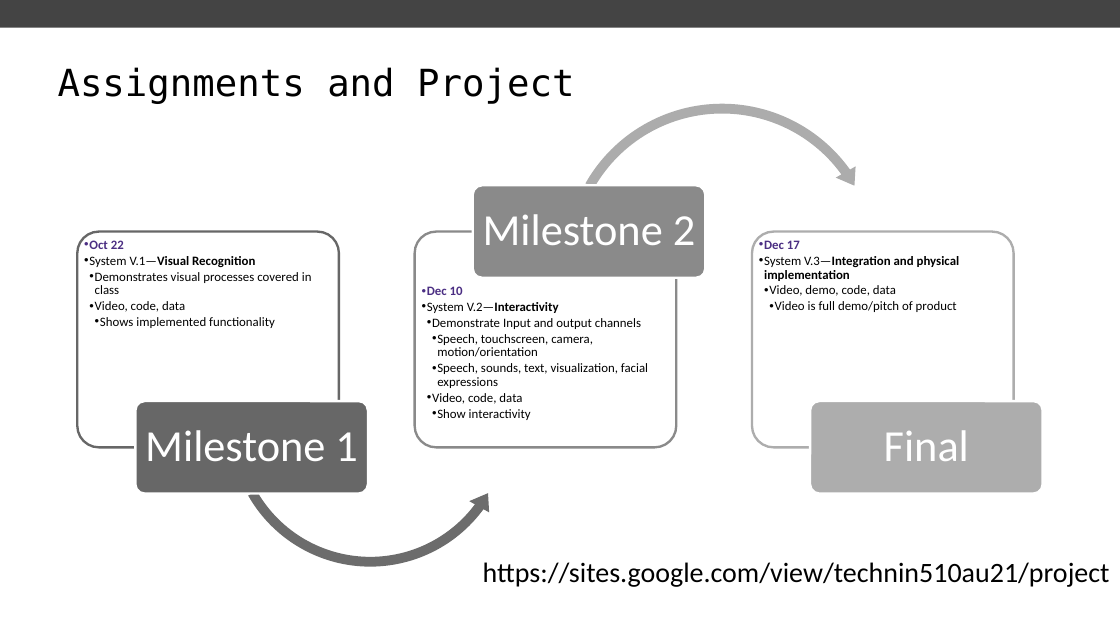
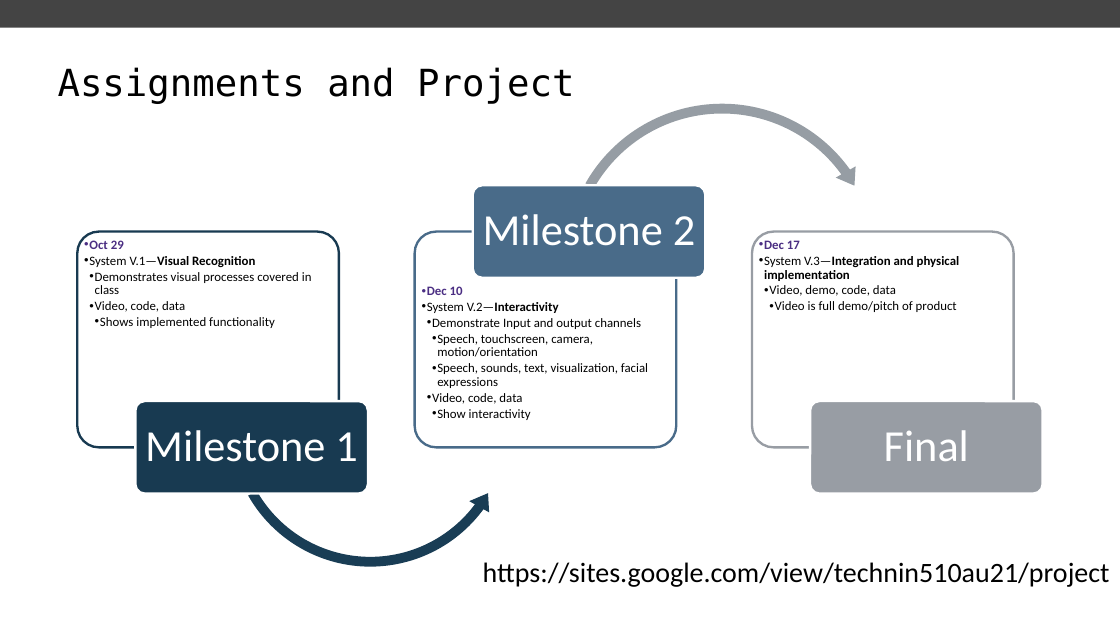
Before and after one commit to wesleybeckner/technin510, a slide deck: slide 15 of technin510/Week 1/Technin510 P1 Welcome to 510.pptx (slide 12 before the commit). Drawn at 1120x630 pixels with LibreOffice and Linux fonts; fonts in the diff are those of the drawing; background and template pictures are left out. Boxes give left, top, right and bottom in pixels: in the first picture for what was removed or moved away, otherwise in the second. Text is boxed around its words. In the diff, an @@ line names an element or a change of style, - is before the commit and + after.

```diff
--- a/technin510/Week 1/Technin510 P1 Welcome to 510.pptx
+++ b/technin510/Week 1/Technin510 P1 Welcome to 510.pptx
@@ circular arrow at (559,97,886,425): fill #ADADAD to #989DA4 @@
@@ rounded rectangle at (473,186,706,278): fill #8B8B8B to #4A6B89 @@
@@ rounded rectangle at (77,232,339,448): outline #676767 2 pt to #193A52 2 pt @@
@@ text at (84,238,124,249): text changed @@
-  • Oct 22
+  • Oct 29
@@ rounded rectangle at (415,232,676,448): outline #8B8B8B 2 pt to #4A6B89 2 pt @@
@@ rounded rectangle at (752,232,1013,448): outline #AEAEAE 2 pt to #999EA4 2 pt @@
@@ left circular arrow at (223,280,518,574): fill #6D6D6D to #1A3D56 @@
@@ rounded rectangle at (135,402,368,494): fill #676767 to #193A52 @@
@@ rounded rectangle at (810,402,1043,494): fill #AEAEAE to #999EA4 @@
```
Also in this commit, not shown: 10 other slides changed, 7 slides added, 18 other files.
